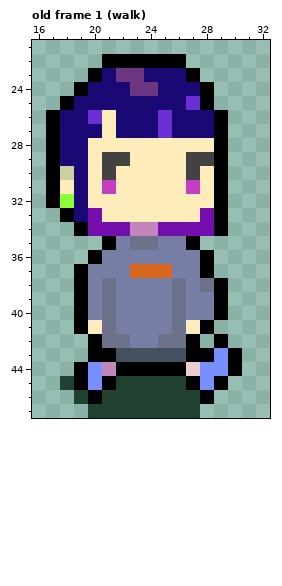
File history of a pixel-art file, scene/Player/player.aseprite. Above is the file before it was changed.
48x48 pixels, 7 frames. Shown: old frame 1 (walk): x 16..32, y 21..47.
The same view after the edit:
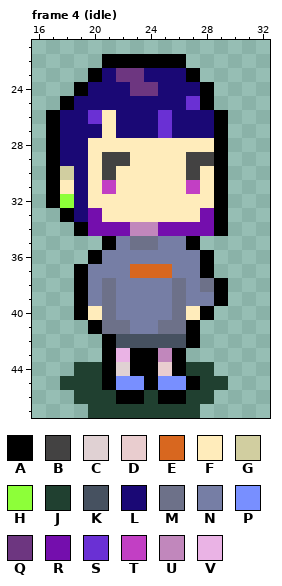
Palette (. is transparent): A #000000  B #434242  C #e0d1d3  D #e9cdcf  E #d8671f  F #ffecbb  G #d1cea0  H #8dff39  J #204030  K #465160  L #1a0875  M #6d7189  N #767ea5  P #788fff  Q #6d3680  R #740ead  S #6a30d4  T #c23fc4  U #c187bc  V #eab3e5
A new or re-ordered frame is compared with the old frame closest to it.
What changed:
{"change": "frames 7 -> 8"}
{"where": "frame 4 (idle) is new; against old frame 1 (walk), layer \"haru\""}
{"frame":4,"y":40,"x":20,"old":"N","new":"F"}
{"frame":4,"y":40,"x":27,"old":"NNA","new":"FA."}
{"frame":4,"y":41,"x":19,"old":"AF","new":".A"}
{"frame":4,"y":41,"x":22,"old":"N","new":"M"}
{"frame":4,"y":41,"x":25,"old":"N","new":"M"}
{"frame":4,"y":41,"x":27,"old":"FA","new":"A."}
{"frame":4,"y":42,"x":20,"old":"AMMNNMM","new":".AKKKKK"}
{"frame":4,"y":42,"x":29,"old":"A","new":"."}
{"frame":4,"y":43,"x":20,"old":"A","new":"."}
{"frame":4,"y":43,"x":22,"old":"KKKKKAAPA","new":"VAAUA...."}
{"frame":4,"y":44,"x":19,"old":"APUA","new":"JJAC"}
{"frame":4,"y":44,"x":25,"old":"A","new":"D"}
{"frame":4,"y":44,"x":27,"old":"DPPA","new":"JJ.."}
{"frame":4,"y":45,"x":19,"old":"AP","new":"JJ"}
{"frame":4,"y":45,"x":22,"old":"JJJJJ","new":"PPAPP"}
{"frame":4,"y":45,"x":28,"old":"PA","new":"JJ"}
{"frame":4,"y":46,"x":20,"old":"A","new":"J"}
{"frame":4,"y":46,"x":22,"old":"JJ","new":"AA"}
{"frame":4,"y":46,"x":25,"old":"JJ","new":"AA"}
{"frame":4,"y":46,"x":28,"old":"A","new":"J"}
